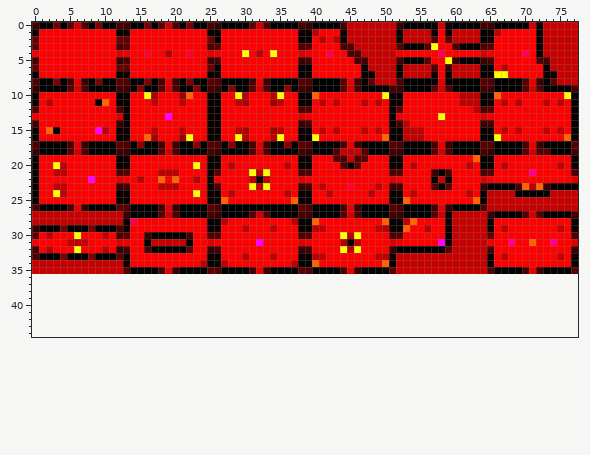
Two versions of one sprite sheet, RogueLike/graphics/rooms.png. The picture above is the old version.
The file is 78x36 pixels. Colours within 5 levels of each other are drawn and written as one. The old version is drawn lined up with the new one, on the new canvas.
Now the later version:
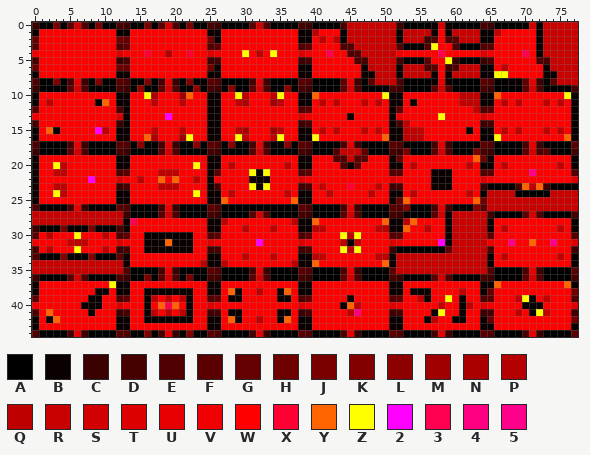
Palette (. is transparent): A #000000  B #0a0000  C #3c0000  D #460000  E #500000  F #5a0000  G #640000  H #6e0000  J #780000  K #820000  L #8c0000  M #a00000  N #aa0000  P #b40000  Q #be0000  R #c80000  S #d20000  T #dc0000  U #e60000  V #f00000  W #ff0000  X #ff0032  Y #ff6400  Z #ffff00  2 #ff00ff  3 #ff0050  4 #ff0082  5 #ff008b
Diff:
canvas 78x36 -> 78x45
y 2: x 56 R -> C; x 60 R -> F
y 6: x 56 R -> E; x 60 R -> E
y 11: x 54 W -> B
y 13: x 45 W -> B
y 15: x 62 W -> B
y 18: x 53 A -> J; x 63 A -> J
y 19: x 52 B -> G; x 64 B -> H
y 21: x 32 Q -> B; x 57..59 CAD -> BBB
y 22: x 31..33 QAQ -> BBB; x 58 R -> B
y 23: x 32 Q -> B; x 57..59 EAF -> BBB
y 25: x 52 B -> G; x 64 B -> H
y 26: x 53 A -> K; x 63 A -> K
y 29: x 60 Q -> R
y 30: x 16..22 CAAAAAD -> BBBBBBB
y 31: x 16..22 ARRRRRA -> BBBYBBB
y 32: x 16..22 EAAAAAF -> BBBBBBB
y 34: x 63 Q -> R
y 36: x 0..77 .............................................................................. -> CAAAAFSEAAAADCAAJAFSEAJAADCAAAAFSEAAAADCAAAAFSEAAAADCAAAAFSEAAAADCAAAAFSEAAAAD
y 37: x 0..77 .............................................................................. -> BWWWWWWWWWWZBBWWWWWWWWWWWBBWWWWWWWWWWWBBWWWWWWWWWWWBBWWWWWWWWWWWBBYWWWWWWWWWYB
y 38: x 0..77 .............................................................................. -> BWWWWWWWWBBWBBWWBBBBBBBWWBBWYBWWQWWBYWBBWWWWWWWWWWWBBWBBBWWWWQWWBGWWWWWWWWWWWH
y 39: x 0..77 .............................................................................. -> FWWWWWWWBBWWEFWWBQWQWQBWWEFWBBWWWWWBBWEFWWWWWBWWWWWEFWWQBWWZWBWWEFWWWQZBWQWWWE
y 40: x 0..77 .............................................................................. -> VWWWWWWBBBWWTVWWBWY3YWBWWTVWWWWWWWWWWWTVWWWWBYQWWWWTVWWWWWQWWBQWTVWWWWBBBWWWWT
y 41: x 0..77 .............................................................................. -> DWYWWWWWBWWWCDWWBQWQWQBWWCDWBBWWWWWBBWCDWWWWWQ4WWWWCDWWWWBZWWBWWCDWWWQWBZQWWWC
y 42: x 0..77 .............................................................................. -> BWBYWWWWWWWWBBWWBBBBBBBWWBBWYBWWQWWBYWBBWWWWWWWWWWWBBWWWBQWWBBWWBGWWWWWWWWWWWH
y 43: x 0..77 .............................................................................. -> BWWWWWWWWWWWBBWWWWWWWWWWWBBWWWWWWWWWWWBBWWWWWWWWWWWBBWWWWWWWWWWWBBWWWWWWWWWWWB
y 44: x 0..77 .............................................................................. -> EAAAADUCAAAAFEAAKADUCAKAAFEAAAADUCAAAAFEAAAADUCAAAAFEAAAADUCAAAAFEAAAADUCAAAAF
